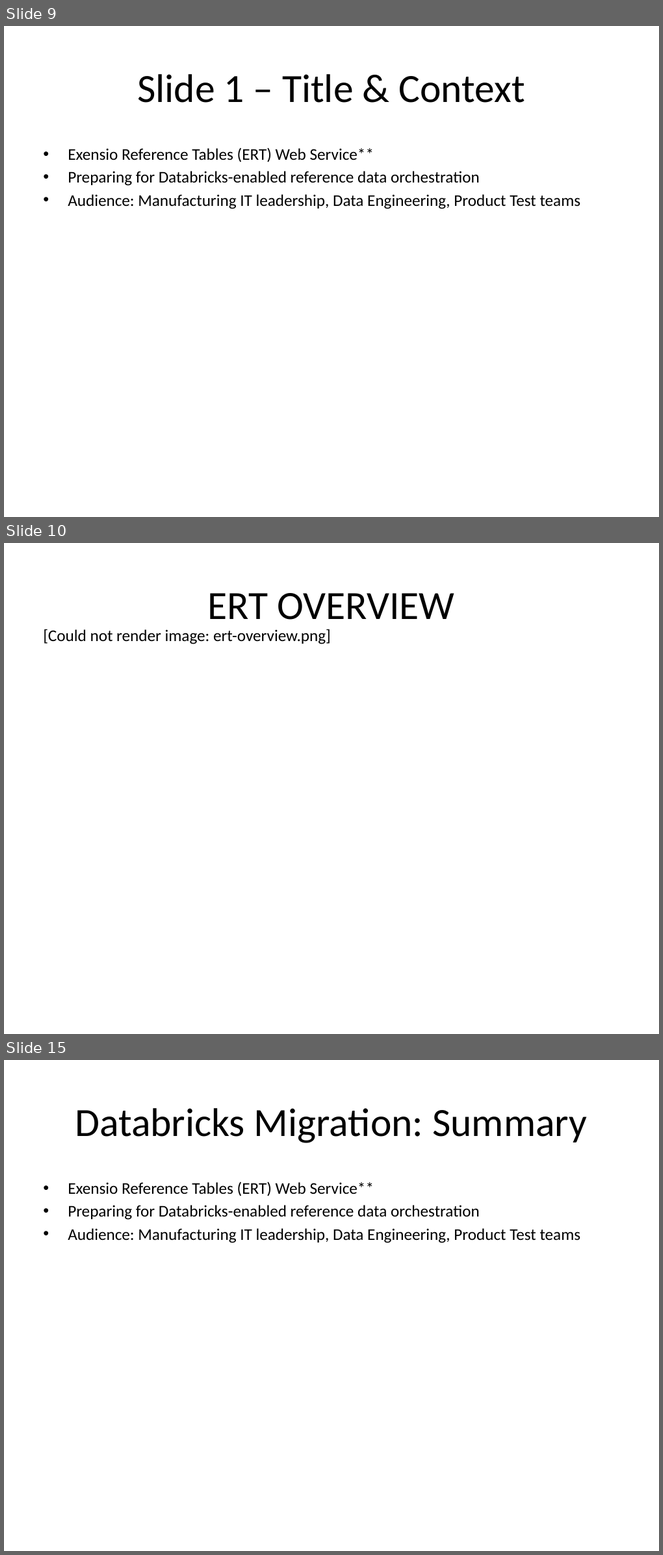
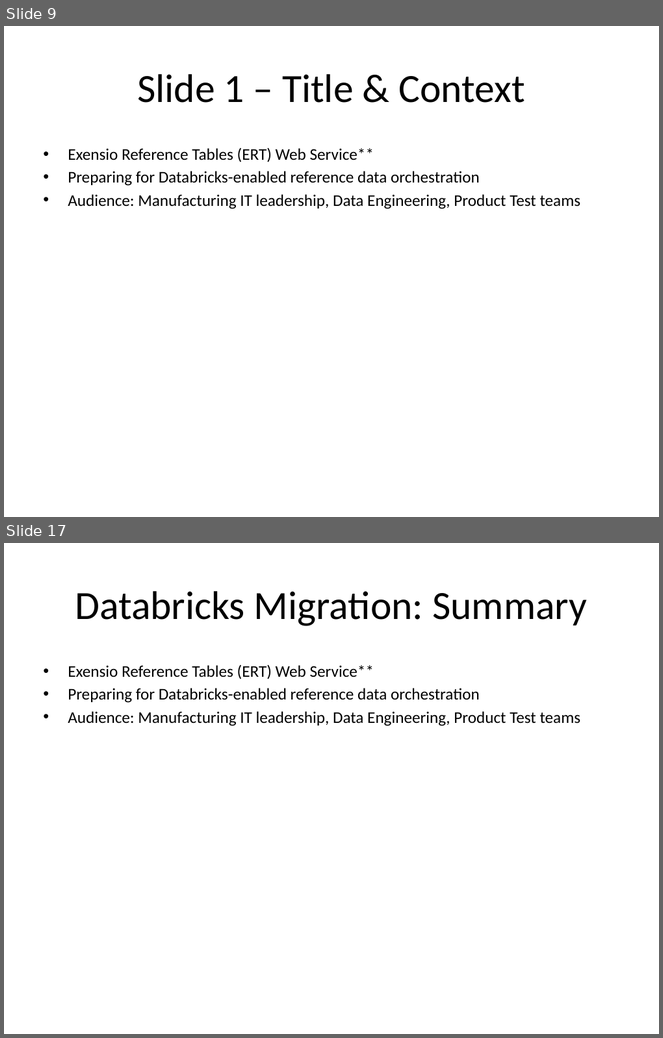
Before and after one commit to ejkorg/ert, a slide deck: docs/ERT_presentation.pptx. Shown one above the other, each under a label of ours: slides 9, 10 and 15 before the commit, slides 9 and 17 after it; the slides between them are not shown. The pictures are 663x1555 and 663x1038 pixels, drawn with LibreOffice and Linux fonts; fonts in the diff are those of the drawing. Boxes give left, top, right and bottom in pixels: in the first picture for what was removed or moved away, otherwise in the second. Text is boxed around its words. In the diff, an @@ line names an element or a change of style, - is before the commit and + after.

```diff
--- a/docs/ERT_presentation.pptx
+++ b/docs/ERT_presentation.pptx
@@ slide 10 removed at <box>4,543,659,1034</box>, background #FFFFFF @@
@@ title removed at <box>208,593,455,620</box> @@
-ERT OVERVIEW
@@ text removed at <box>43,629,331,644</box> @@
-[Could not render image: ert-overview.png]
@@ what was slide 15 is now slide 17 @@
```
Also in this commit, not shown: 1 slide changed, 7 slides added, 4 other slides removed, 52 other files.
